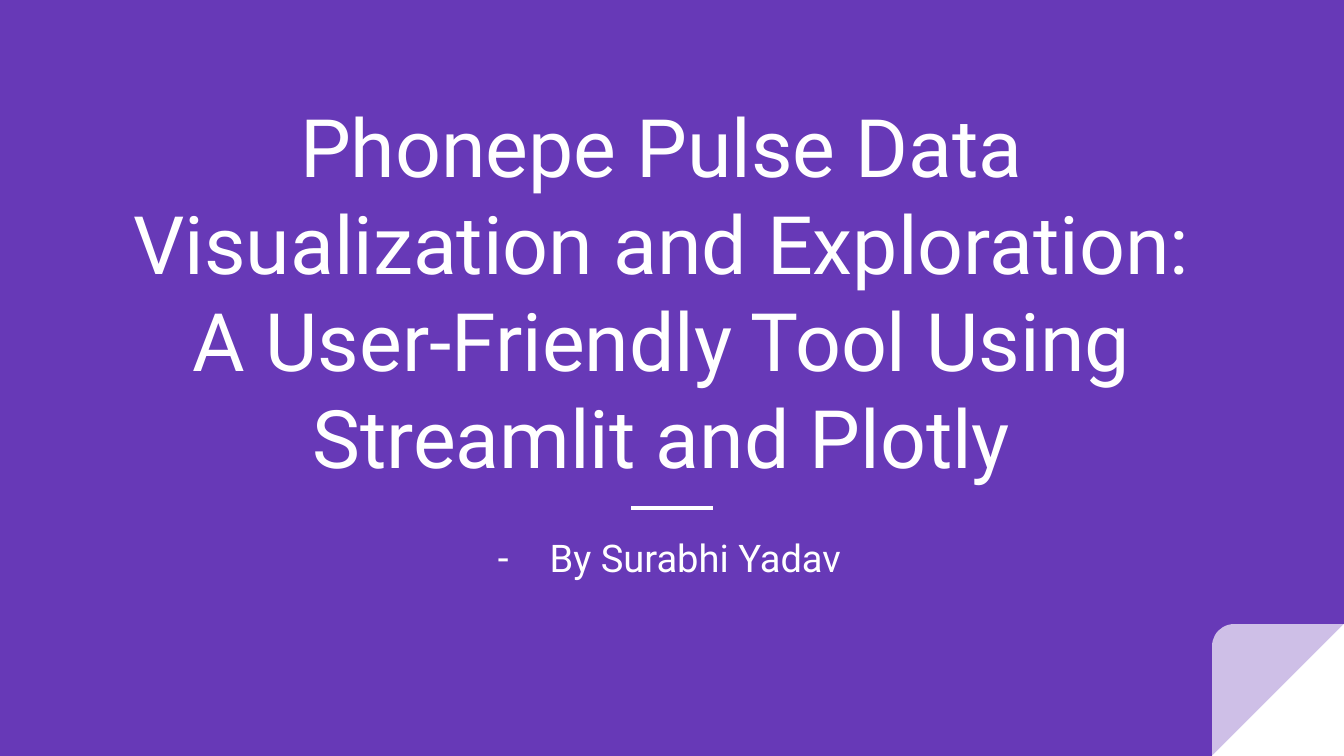
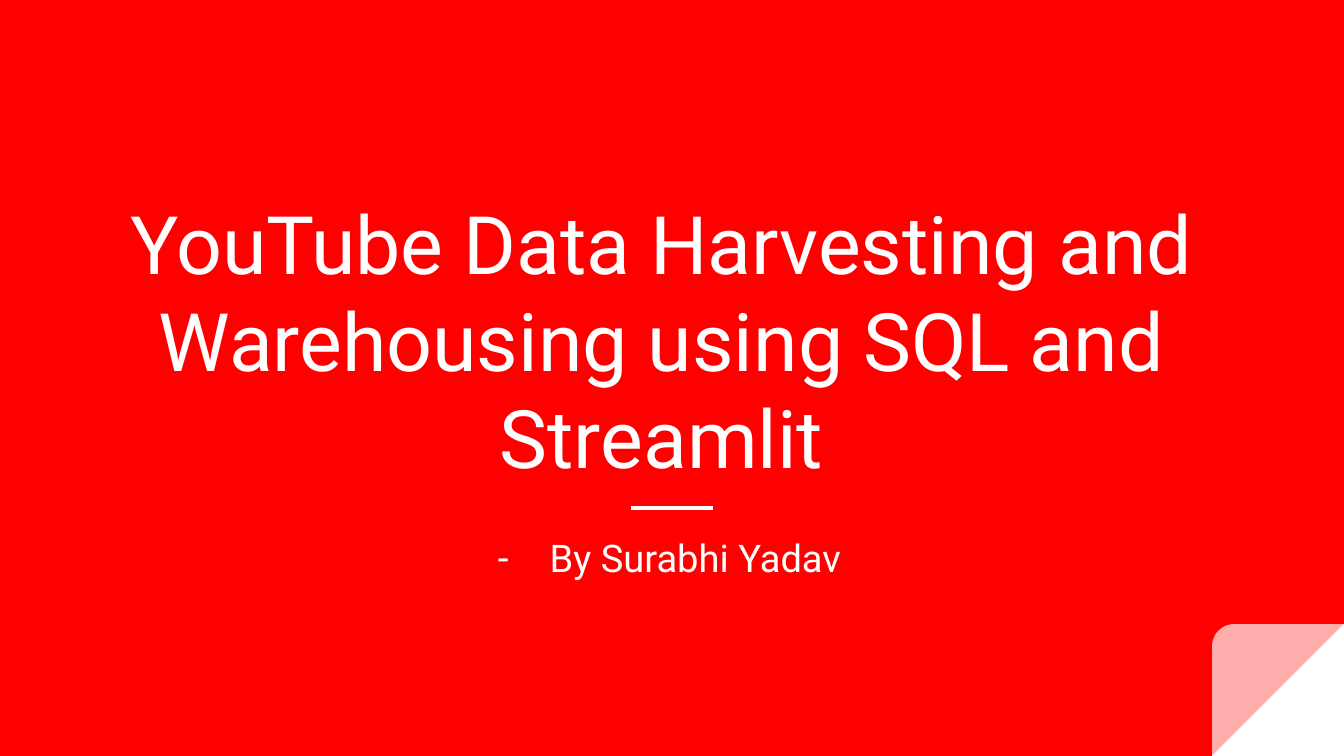
Before and after one commit to surabhi0901/phonepe_pulse_data_visualization_and_exploration, a slide deck: slide 1 of project-overview.pptx. Drawn at 1344x756 pixels with LibreOffice and Linux fonts; fonts in the diff are those of the drawing. Boxes give left, top, right and bottom in pixels: in the first picture for what was removed or moved away, otherwise in the second. Text is boxed around its words. In the diff, an @@ line names an element or a change of style, - is before the commit and + after.

```diff
--- a/project-overview.pptx
+++ b/project-overview.pptx
@@ background #6739B7 to #FF0000 @@
@@ title at bbox=[131, 213, 1192, 469]: text changed @@
-Phonepe Pulse Data Visualization and Exploration:
-A User-Friendly Tool Using Streamlit and Plotly
+YouTube Data Harvesting and Warehousing using SQL and Streamlit
```
Also in this commit, not shown: 8 other slides changed, 3 slides added, 2 slides removed.
